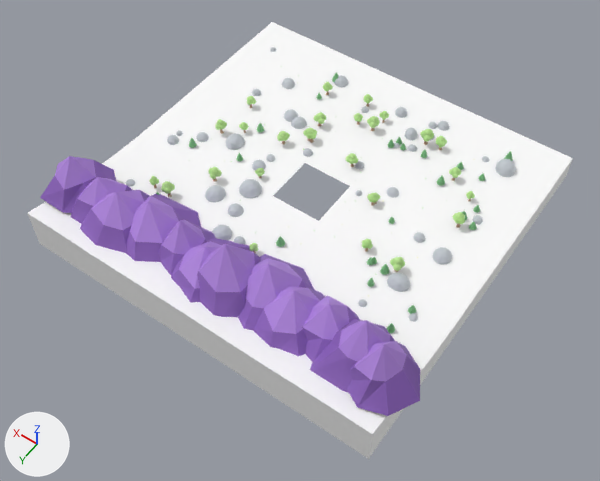
One commit to the glTF model Assets/Models_Exported/map_surroundings.glb: the scene before it, then after it.
The view is the same before and after, from a 50 mm camera at (-61.5, 104.9, 135.7) aimed at (1.7, 16.4, -3.3). Every picture has the same lights, and +X, +Y and +Z are marked at lower left. The older version comes first. Where no turn or scale is listed for an object, it has been applied to the vertices.

Script lines for the objects in view, before the commit:
```python
me_mountain_mesh_north = bpy.data.meshes.new('Mountain_Mesh_North')
me_mountain_mesh_north.from_pydata(...)  # 188 vertices, 264 faces; spans x -39.3..51.4, y 24.0..47.7, z 0.2..16.5
# faces by material slot: [88, 176]
me_mountain_mesh_north.materials.append(mat_mat_mountain_purple)  # purple #b186df
me_mountain_mesh_north.materials.append(mat_mat_mountain_dark)  # purple #8b61bc
me_terrain_plains_mesh = bpy.data.meshes.new('Terrain_Plains_Mesh')
me_terrain_plains_mesh.from_pydata(...)  # 1992 vertices, 3792 faces; spans x -36.0..48.0, y -36.0..48.0, z -6.0..4.3
me_terrain_plains_mesh.materials.append(mat_mat_grass)  # white #ffffff
ob_mountain_mesh_north = bpy.data.objects.new('Mountain_Mesh_North', me_mountain_mesh_north)
ob_mountain_mesh_north.location = (0.0, 0.0, 0.0)
ob_terrain_plains_mesh = bpy.data.objects.new('Terrain_Plains_Mesh', me_terrain_plains_mesh)
ob_terrain_plains_mesh.location = (0.0, 0.0, 0.0)
```
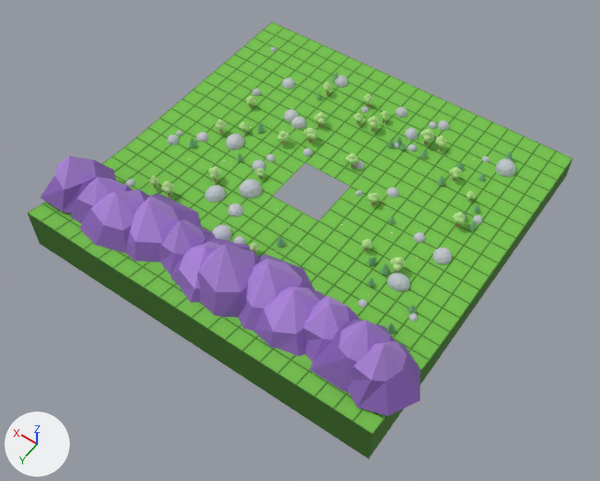
Diff of the bpy script that builds the scene:
```diff
--- a/Assets/Models_Exported/map_surroundings.glb.py
+++ b/Assets/Models_Exported/map_surroundings.glb.py
@@ img_tex_grass_grid @@
+img_tex_grass_grid = load_image('tex_grass_grid', '_unpacked/tex_grass_grid', 256, 256, 'sRGB')
@@ mat_mat_grass_plain @@
+mat_mat_grass_plain = principled_material('Mat_Grass_Plain')
+mat_mat_grass_plain.texture = img_tex_grass_grid
+mat_mat_grass_plain.roughness = 0.85
@@ me_terrain_plains_mesh @@
 me_terrain_plains_mesh.from_pydata(...)  # 1992 vertices, 3792 faces; spans x -36.0..48.0, y -36.0..48.0, z -6.0..4.3
-me_terrain_plains_mesh.materials.append(mat_mat_grass)  # white #ffffff
+me_terrain_plains_mesh.materials.append(mat_mat_grass_plain)  # picture img_tex_grass_grid
```

Changed parts and their boxes [x1, y1, x2, y2] in the pictures (600 x 481 px):
'Terrain_Plains_Mesh', recoloured (white to green): [27, 22, 573, 459] in both
